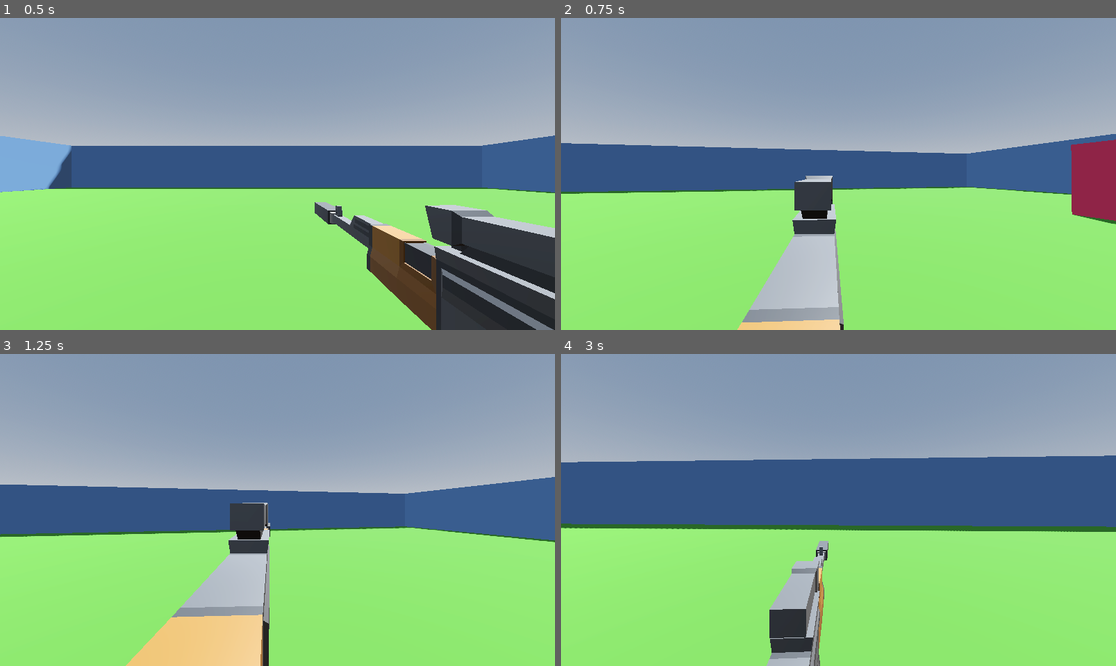
Above: before the commit, frames 1-4 (two rows, left to right).
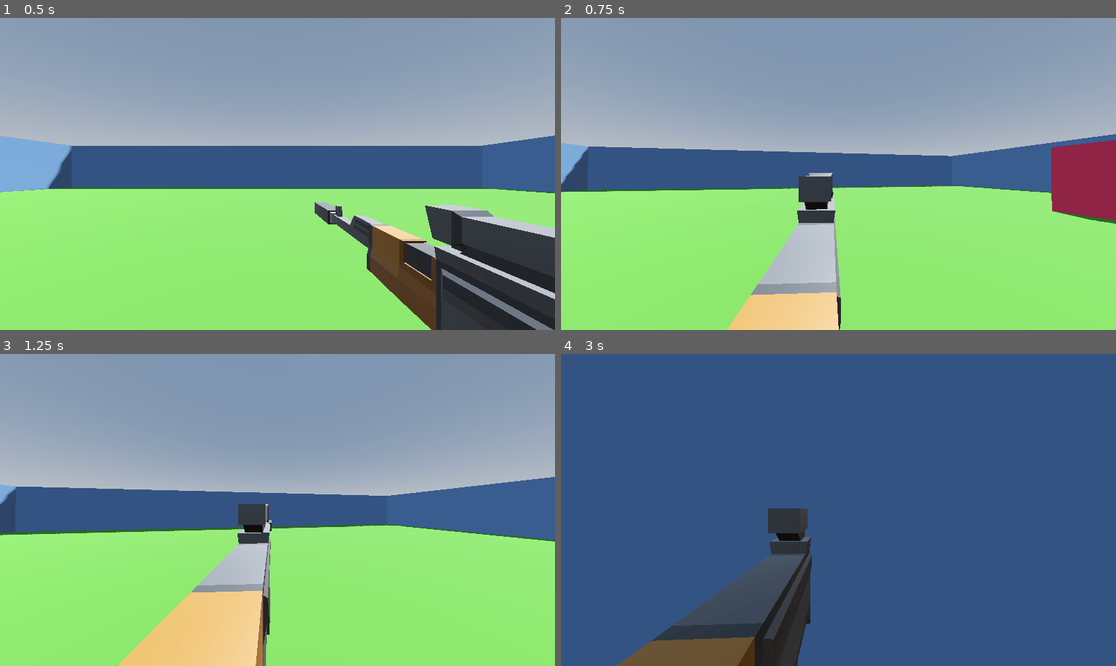
Above: after the commit, the same moments.

Repository: wonderdip/Personal-Project
Game: Godot game, scene res://Scenes/world.tscn
Two runs of this game, one before a commit and one after it. Both use one fixed random seed, a clock stepped at 60 frames per second and the inputs below.
Inputs (mouse positions are in pixels of both pictures, inside the frame that each line leads up to):
- Up to frame 1 (0.5 s): no input
- Up to frame 2 (0.75 s): tap Enter at 0.5 s; move the mouse to (866, 174) at 0.52 s; hold W (up) from 0.53 s (still down); hold Right mouse button (right_click) from 0.53 s (still down)
- Up to frame 3 (1.25 s): keep holding W (up); keep holding Right mouse button (right_click); tap Space (jump) at 0.77 s
- Up to frame 4 (3 s): keep holding W (up); move the mouse to (810, 510) at 1.27 s; release Right mouse button (right_click) at 1.28 s; click (810, 510) at 1.35 s; tap Space (jump) at 1.52 s; move the mouse to (849, 503) at 2.02 s; hold Shift (sprint) 2.03-2.78 s; move the mouse to (832, 516) at 2.77 s; right-click (832, 516) at 2.85 s

Frame 1 is identical in both runs. In frame 2, 6.1% of the frame differs, in the area x 0-100%, y 37-100%; in frame 3, 4.8%; in frame 4, 78%, in the area x 0-100%, y 0-100%.

Commit message:
changed the way acceleration is calculated

Diff:
--- a/Scripts/player.gd
+++ b/Scripts/player.gd
@@ -18,12 +18,12 @@
 
 
 #Player vars
-@export_range(1.0, 10, 0.5) var SPEED = 5.0
+@export_range(1.0, 10, 0.5) var SPEED = 10.0
 @export_range(1.0, 10, 0.5) var JUMP_VELOCITY = 6.0
 @export_range(1.0, 3.0, 0.1) var sprint_multiplier = 1.5
 @export_range(60, 120, 1) var Base_FOV = 75
-@export var ACCELERATION = 15.0
-@export var DEACCELERATION = 13.0
+@export var ACCELERATION = SPEED * 3.0
+@export var DEACCELERATION = SPEED * 2.5
 @export_range(0.1, 0.5, 0.02) var COYOTE_TIME = 0.2
 @export_range(1.0, 3.0, 0.1) var FALL_MULTIPLIER = 1.5
 @export_range(1.0, 3.0, 0.1) var LOW_JUMP_MULTIPLIER = 2.0
@@ -33,10 +33,10 @@
 var Jump_buffer = 0.2
 var coyote_timer = 0.0
 var jump_buffer_timer = 0.0
-var FOV_multiplier = 12
+var FOV_multiplier = 30
 
 #headbob vars
-const BOB_FREQ = 2.4
+const BOB_FREQ = 1.4
 const BOB_AMP = 0.08
 var t_bob = 0.0
 var headbob_offset := Vector3.ZERO
